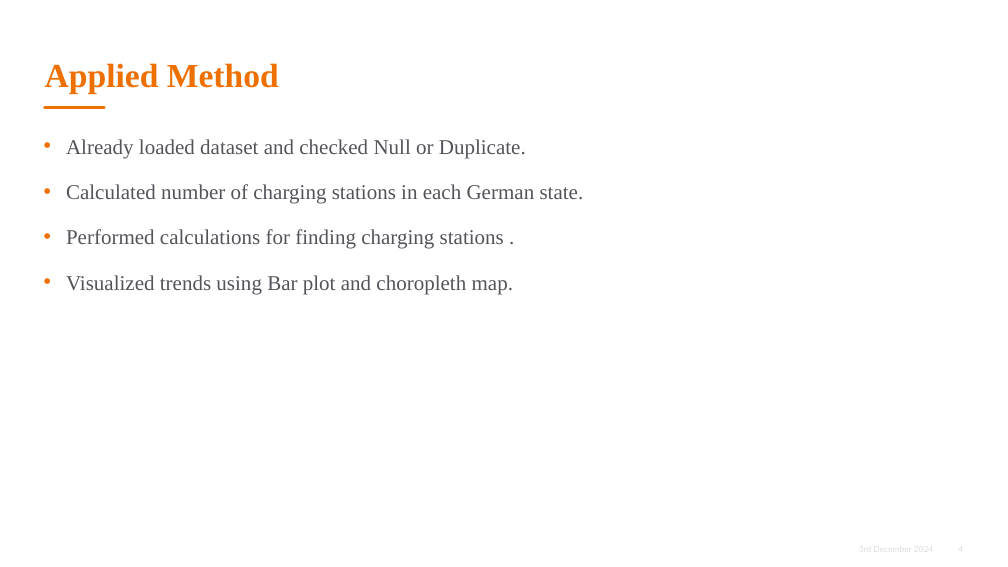
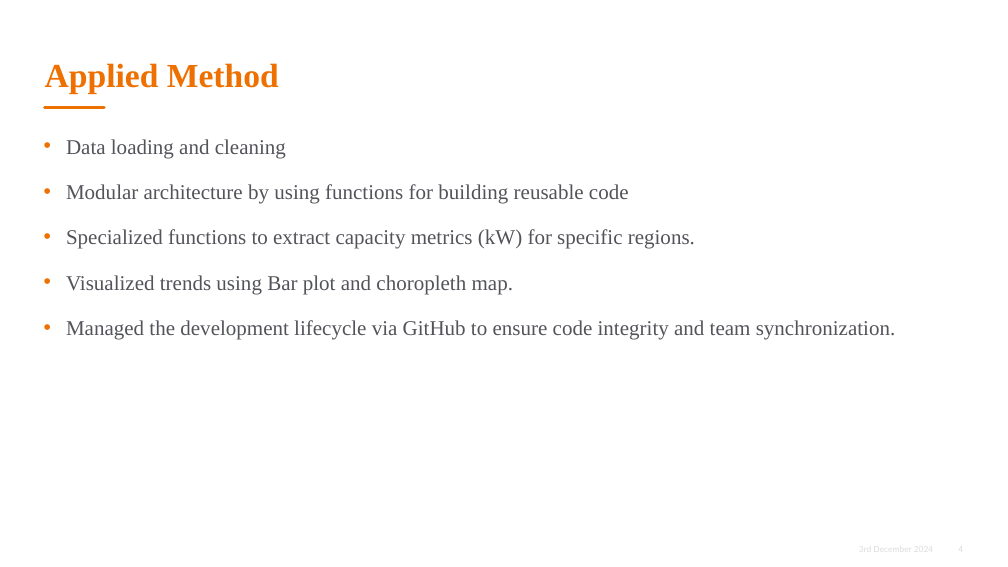
Before and after one commit to SathwikSharma226/PRS_FinalProject_EVGermany, a slide deck: slide 4 of PRS_Presentation_EVGermany.pptx. Drawn at 1008x567 pixels with LibreOffice and Linux fonts; fonts in the diff are those of the drawing; background and template pictures are left out. Boxes give left, top, right and bottom in pixels: in the first picture for what was removed or moved away, otherwise in the second. Text is boxed around its words. In the diff, an @@ line names an element or a change of style, - is before the commit and + after.

```diff
--- a/PRS_Presentation_EVGermany.pptx
+++ b/PRS_Presentation_EVGermany.pptx
@@ text at (x1=66, y1=139, x2=695, y2=249): text changed @@
-• Already loaded dataset and checked Null or Duplicate.
-• Calculated number of charging stations in each German state.
-• Performed calculations for finding charging stations .
+• Data loading and cleaning
+• Modular architecture by using functions for building reusable code
+• Specialized functions to extract capacity metrics (kW) for specific regions.
@@ text at (x1=66, y1=320, x2=896, y2=340): paragraph added @@
+• Managed the development lifecycle via GitHub to ensure code integrity and team synchronization.
```
Also in this commit, not shown: 2 other slides changed, 1 other file.
